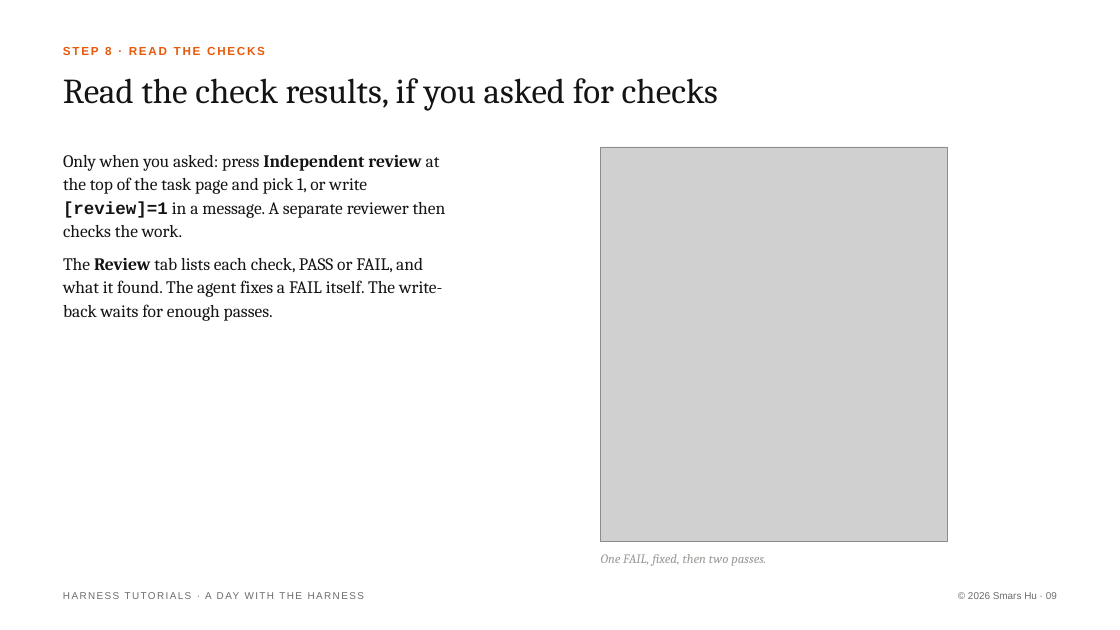
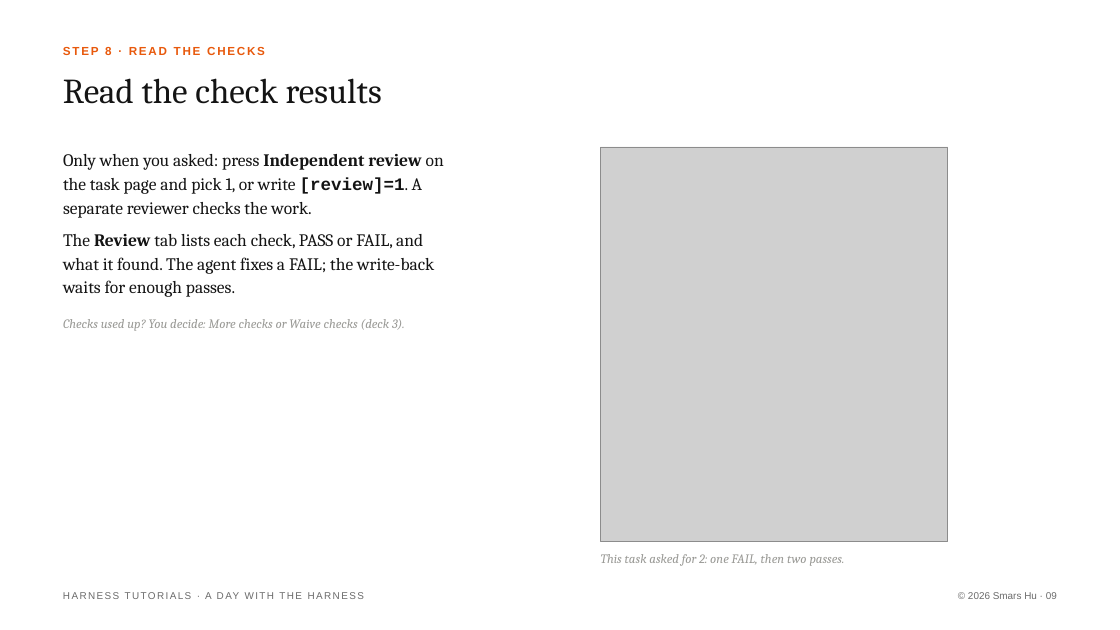
Before and after one commit to Smars-Bin-Hu/ai-exploration, a slide deck: slide 9 of source/tutorials/1_day.pptx. Drawn at 1120x630 pixels with LibreOffice and Linux fonts; fonts in the diff are those of the drawing; grey boxes stand for pictures. Boxes give left, top, right and bottom in pixels: in the first picture for what was removed or moved away, otherwise in the second. Text is boxed around its words. In the diff, an @@ line names an element or a change of style, - is before the commit and + after.

```diff
--- a/source/tutorials/1_day.pptx
+++ b/source/tutorials/1_day.pptx
@@ text at bbox=[63, 78, 382, 104]: text changed @@
-Read the check results, if you asked for checks
+Read the check results
@@ text at bbox=[63, 154, 444, 297]: text changed @@
-Only when you asked: press Independent review at the top of the task page and pick 1, or write [review]=1 in a message. A separate reviewer then checks the work.
-The Review tab lists each check, PASS or FAIL, and what it found. The agent fixes a FAIL itself. The write-back waits for enough passes.
+Only when you asked: press Independent review on the task page and pick 1, or write [review]=1. A separate reviewer checks the work.
+The Review tab lists each check, PASS or FAIL, and what it found. The agent fixes a FAIL; the write-back waits for enough passes.
@@ text added at bbox=[63, 319, 405, 331], 11 pt, text #9A9A96, italic @@
+Checks used up? You decide: More checks or Waive checks (deck 3).
@@ text at bbox=[601, 554, 845, 566]: text changed @@
-One FAIL, fixed, then two passes.
+This task asked for 2: one FAIL, then two passes.
```
Also in this commit, not shown: 4 other slides changed, 3 other files.
